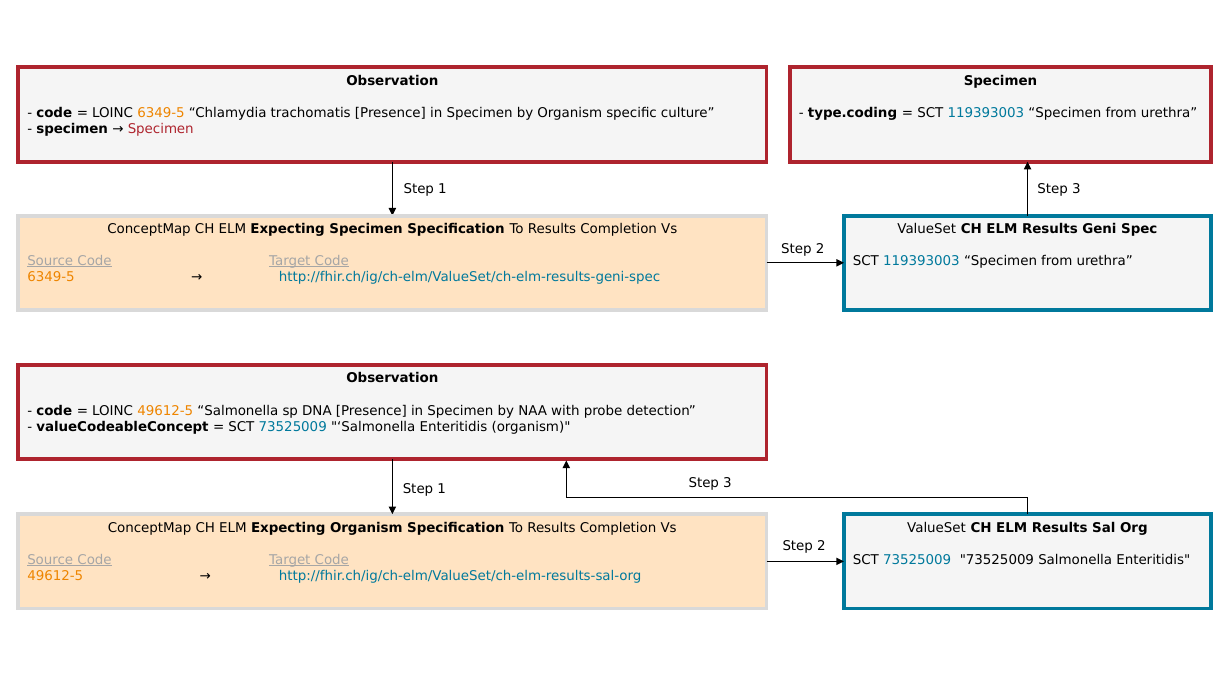
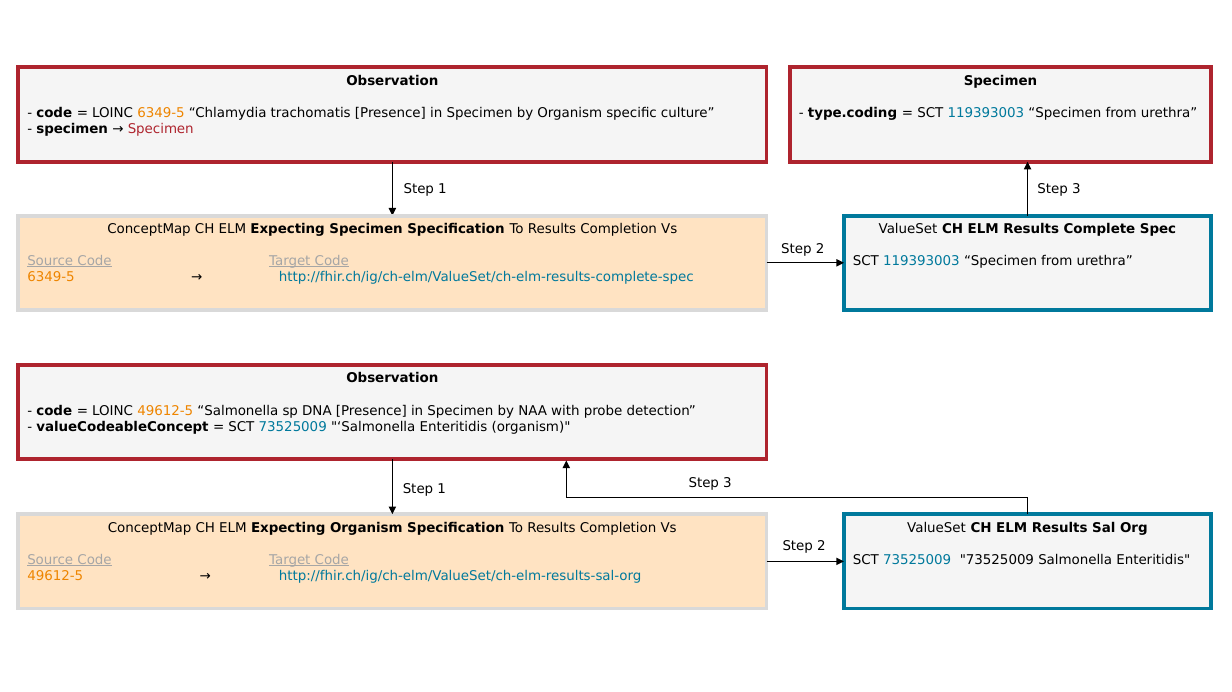
Before and after one commit to ahdis/ch-elm, a slide deck: slide 3 of ig-images.pptx. Drawn at 1232x692 pixels with LibreOffice and Linux fonts; fonts in the diff are those of the drawing. Boxes give left, top, right and bottom in pixels: in the first picture for what was removed or moved away, otherwise in the second. Text is boxed around its words. In the diff, an @@ line names an element or a change of style, - is before the commit and + after.

```diff
--- a/ig-images.pptx
+++ b/ig-images.pptx
@@ text in rectangle at <box>879,222,1176,236</box>: text changed @@
-ValueSet CH ELM Results Geni Spec
+ValueSet CH ELM Results Complete Spec
@@ text in rectangle at <box>279,270,694,284</box>: text changed @@
-6349-5 → http://fhir.ch/ig/ch-elm/ValueSet/ch-elm-results-geni-spec
+6349-5 → http://fhir.ch/ig/ch-elm/ValueSet/ch-elm-results-complete-spec
```
Also in this commit, not shown: 4 other files.
